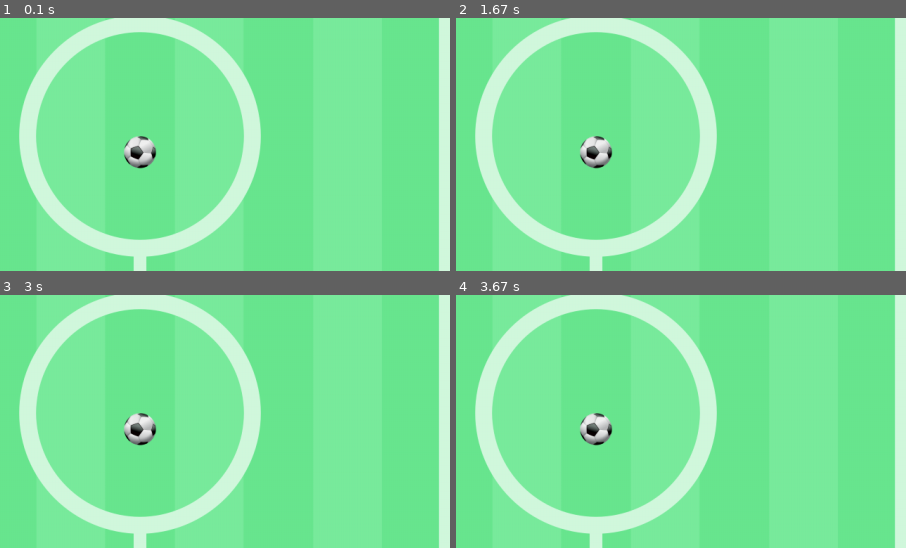
Above: before the commit, frames 1-4 (two rows, left to right).
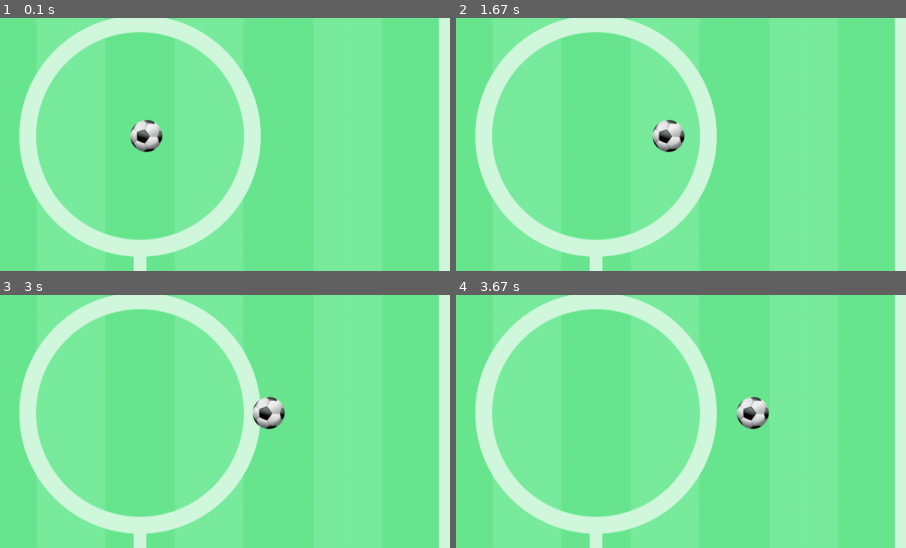
Above: after the commit, the same moments.

Repository: MoisesTedeschi/Desafio30Dias-Pygame
Game: pygame game, started from Pygame/futebolpong/main.py
Two runs of this game, one before a commit and one after it. Both use one fixed random seed, a clock stepped at 60 frames per second and the inputs below.
Inputs:
- Up to frame 1 (0.1 s): no input
- Up to frame 2 (1.67 s): no input
- Up to frame 3 (3 s): no input
- Up to frame 4 (3.67 s): no input
The pictures show only the part of the screen within x 34-84%, y 27-77%; the shares and areas given below are measured in that part.

The runs differ from the first frame. In frame 1, 1.2% of the frame differs, in the area x 27-37%, y 40-60%; in frame 2, 1.5%, in the area x 27-51%, y 40-60%; in frame 3, 1.5%; in frame 4, 1.5%.

Commit message:
Criando movimentaçao de jogo - WIP.

Diff:
--- a/Pygame/futebolpong/main.py
+++ b/Pygame/futebolpong/main.py
@@ -7,16 +7,26 @@
 title = pygame.display.set_caption("Futebol Pong")
 
 field = pygame.image.load("assets/field.png")
-window.blit(field, (0, 0))
+player1 = pygame.image.load("assets/player1.png")
+player2 = pygame.image.load("assets/player2.png")
+ball = pygame.image.load("assets/ball.png")
 
-player1 = pygame.image.load("assets/player1.png")
-window.blit(player1, (50, 310))
+ball_x = 617
+ball_y = 337
 
-player2 = pygame.image.load("assets/player2.png")
-window.blit(player2, (1150, 310))
 
-ball = pygame.image.load("assets/ball.png")
-window.blit(ball, (617, 360))
+def move_ball():
+    global ball_x
+    global ball_y
+
+    ball_x += 1
+
+
+def draw():
+    window.blit(field, (0, 0))
+    window.blit(player1, (50, 310))
+    window.blit(player2, (1150, 310))
+    window.blit(ball, (ball_x, ball_y))
 
 
 loop = True
@@ -25,4 +35,6 @@
         if event.type == pygame.QUIT:
             loop = False
 
+    draw()
+    move_ball()
     pygame.display.update()
